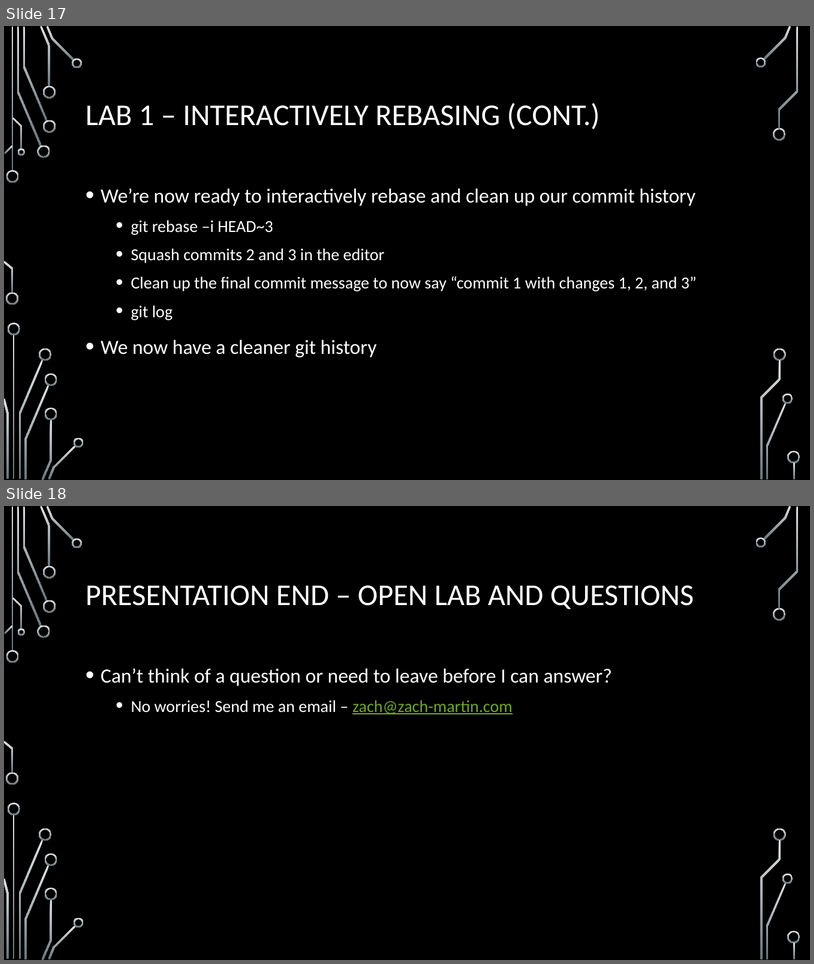
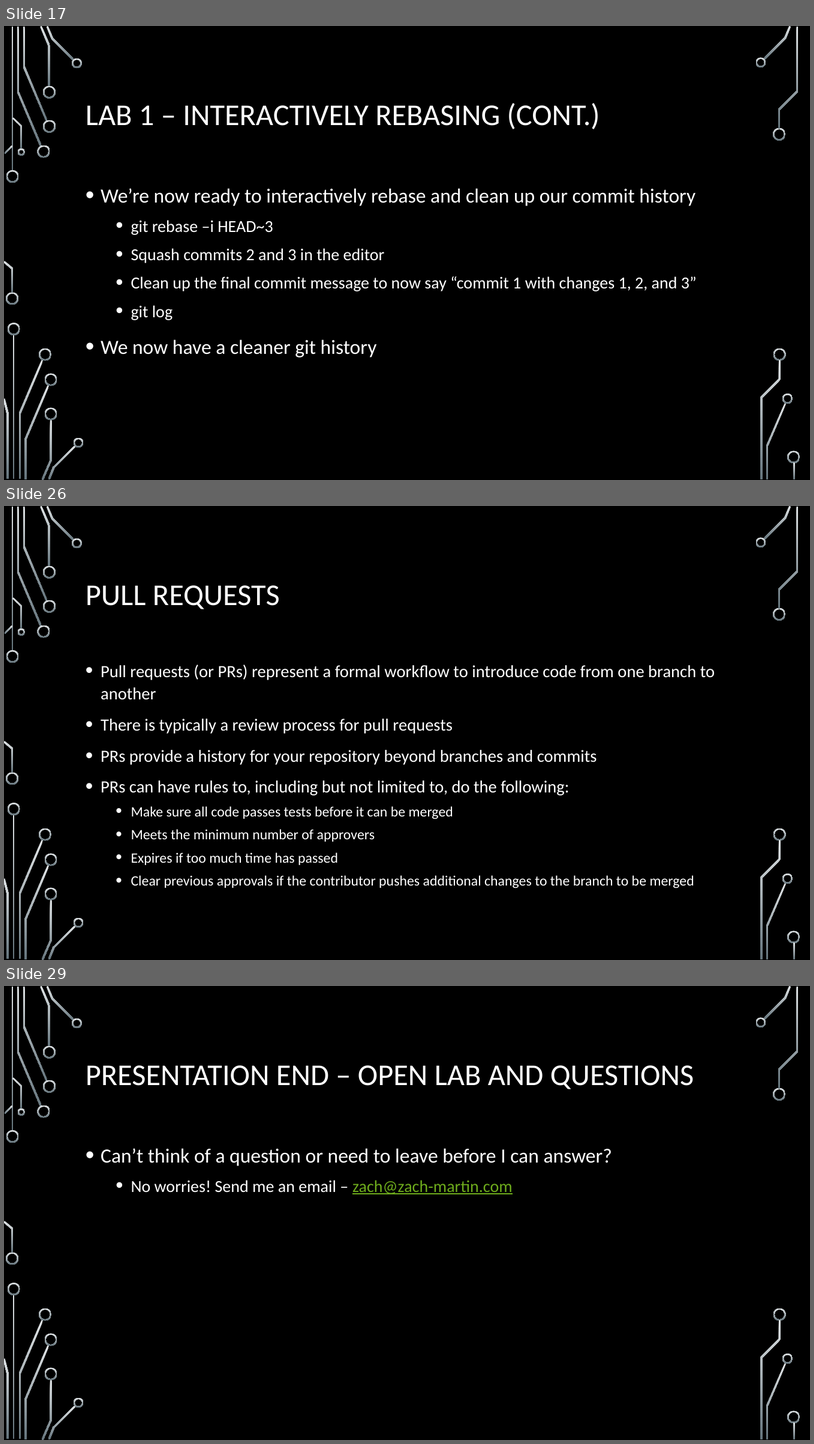
Before and after one commit to onideus/github-101-website, a slide deck: resources/Advanced github topics.pptx. Shown one above the other, each under a label of ours: slides 17 and 18 before the commit, slides 17, 26 and 29 after it; the slides between them are not shown. The pictures are 814x964 and 814x1444 pixels, drawn with LibreOffice and Linux fonts; fonts in the diff are those of the drawing; background and template pictures are left out. Boxes give left, top, right and bottom in pixels: in the first picture for what was removed or moved away, otherwise in the second. Text is boxed around its words. In the diff, an @@ line names an element or a change of style, - is before the commit and + after.

Commit message:
Adding slides for Lab 2 and beyond.

```diff
--- a/resources/Advanced github topics.pptx
+++ b/resources/Advanced github topics.pptx
@@ slide 26 added at box(4, 506, 810, 960), background picture (left out); not listed: 36 template elements that a slide beside it also shows @@
@@ title added at box(86, 585, 280, 609), 36 pt, text #FFFFFF @@
+PULL REQUESTS
@@ text added at box(101, 664, 715, 888), 20.4 pt, text #FFFFFF @@
+• Pull requests (or PRs) represent a formal workflow to introduce code from one branch to another
+• There is typically a review process for pull requests
+• PRs provide a history for your repository beyond branches and commits
+• PRs can have rules to, including but not limited to, do the following:
+  • Make sure all code passes tests before it can be merged
+  • Meets the minimum number of approvers
+  • Expires if too much time has passed
+  • Clear previous approvals if the contributor pushes additional changes to the branch to be merged
@@ what was slide 18 is now slide 29 @@
```
Also in this commit, not shown: 10 other slides added, 2 other files.
